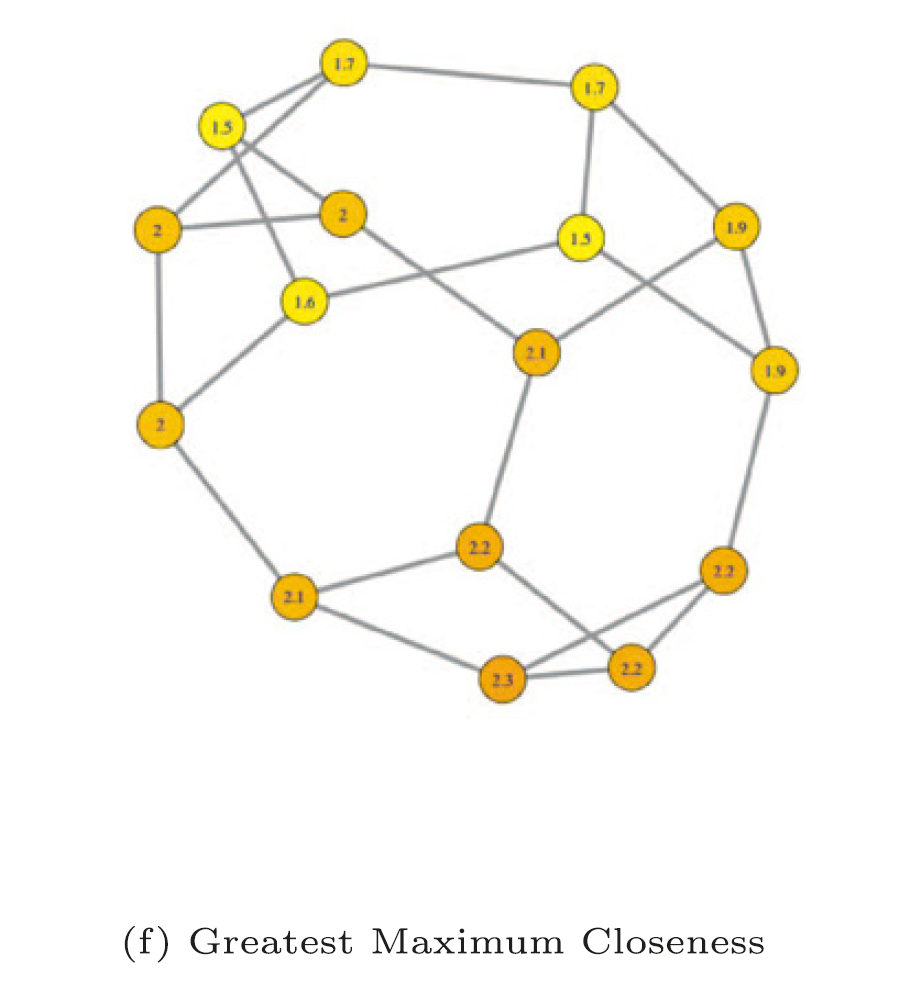
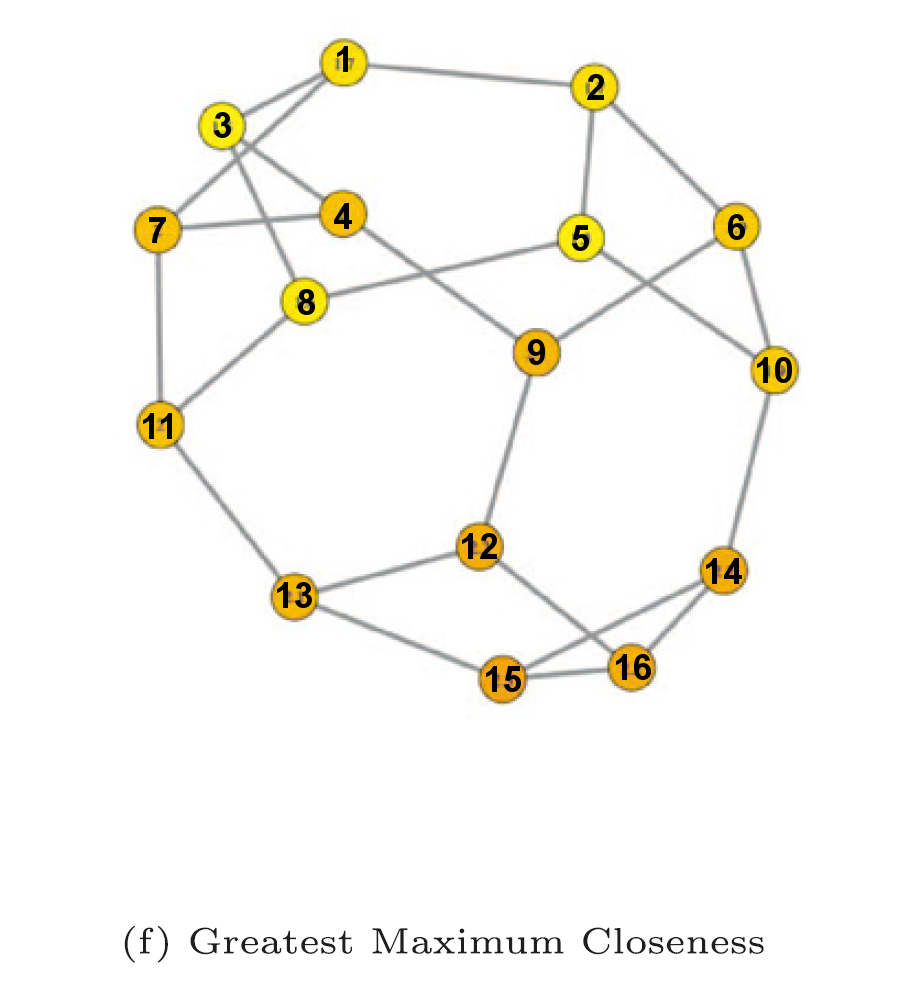
The second 900 x 1000 image is a revision of the first. Changes to its layers:
removed layer "Pasted Layer" over 143, 46, 792, 692
added layer "16" above "15" over 616, 654, 651, 680
added layer "15" above "14" over 486, 666, 521, 692
added layer "14" above "13" over 706, 558, 742, 584
added layer "13" above "12" over 277, 582, 312, 608
added layer "12" above "11" over 462, 533, 497, 559
added layer "11" above "10" over 143, 413, 172, 439
added layer "10" above "9" over 757, 357, 792, 383
added layer "9" above "8" over 528, 339, 545, 365
added layer "8" above "7" over 298, 289, 315, 315
added layer "7" above "6" over 149, 217, 166, 243
added layer "6" above "5" over 728, 214, 745, 240
added layer "5" above "4" over 572, 225, 589, 251
added layer "4" above "3" over 334, 203, 352, 229
added layer "3" above "2" over 214, 112, 231, 138
added layer "2" above "1" over 587, 74, 604, 100
added layer "1" above "Background" over 337, 46, 348, 72
painted on "Background" over 143, 46, 792, 692
